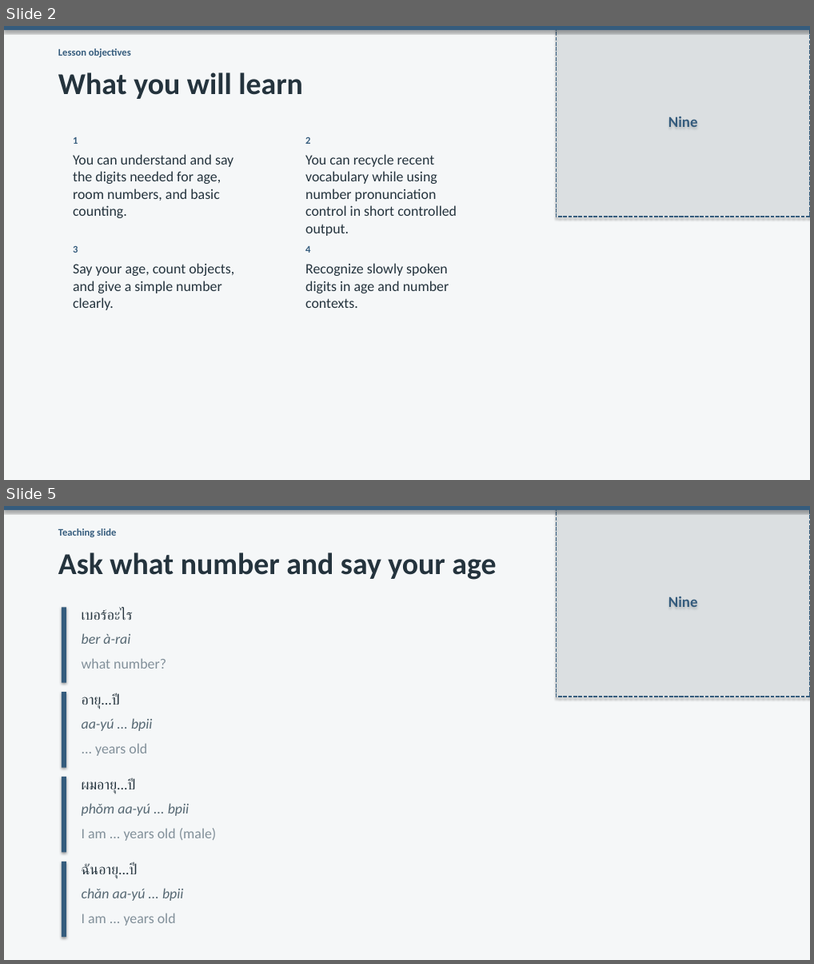
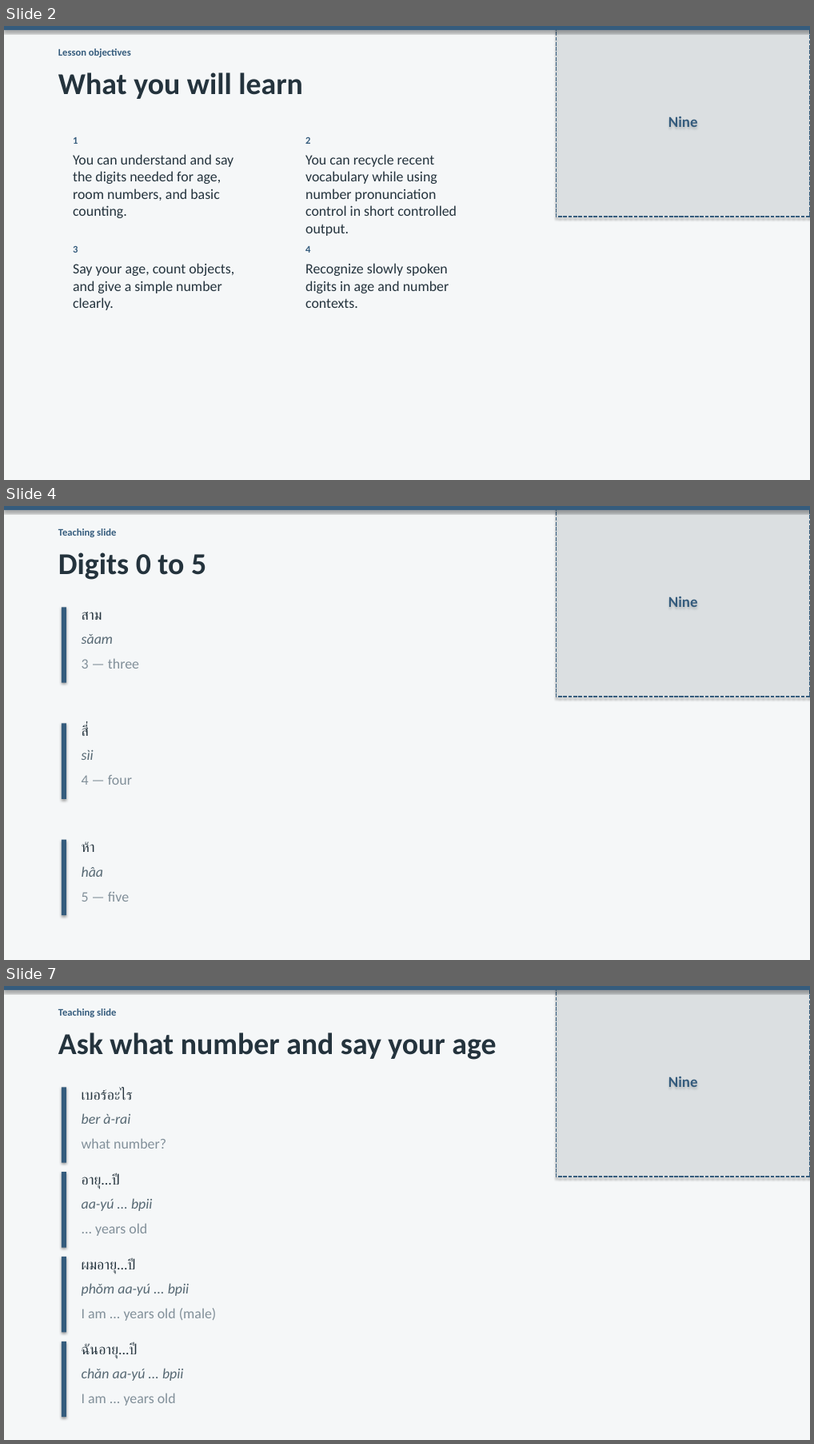
Before and after one commit to OTFTCS/thai-nine, a slide deck: course/modules/M01/L004/M01-L004-canva-deck.pptx. Shown one above the other, each under a label of ours: slides 2 and 5 before the commit, slides 2, 4 and 7 after it; the slides between them are not shown. The pictures are 814x964 and 814x1444 pixels, drawn with LibreOffice and Linux fonts; fonts in the diff are those of the drawing. Boxes give left, top, right and bottom in pixels: in the first picture for what was removed or moved away, otherwise in the second. Text is boxed around its words. In the diff, an @@ line names an element or a change of style, - is before the commit and + after.

```diff
--- a/course/modules/M01/L004/M01-L004-canva-deck.pptx
+++ b/course/modules/M01/L004/M01-L004-canva-deck.pptx
@@ slide 4 added at (4, 506, 810, 960), background #F5F7F8 @@
@@ rectangle added at (4, 506, 810, 510), fill #355C7D @@
@@ text added at (58, 528, 116, 537), 12 pt, text #355C7D, bold @@
+Teaching slide
@@ rectangle added at (556, 506, 810, 696), fill #DBE7EC at 30% opacity, outline #355C7D 1.5 pt dashed, 18 pt, text #355C7D, bold @@
+Nine
@@ text added at (58, 552, 206, 580), 36 pt, text #24333D, bold @@
+Digits 0 to 5
@@ rectangle added at (62, 607, 66, 683), fill #355C7D @@
@@ text added at (82, 612, 102, 620), 17 pt, text #24333D @@
+สาม
@@ text added at (82, 634, 113, 644), 17 pt, text #566873, italic @@
+sǎam
@@ text added at (82, 658, 139, 668), 17 pt, text #82909A @@
+3 — three
@@ rectangle added at (62, 723, 66, 799), fill #355C7D @@
@@ text added at (82, 725, 89, 736), 17 pt, text #24333D @@
+สี่
@@ text added at (82, 750, 94, 760), 17 pt, text #566873, italic @@
+sìi
@@ text added at (82, 775, 132, 784), 17 pt, text #82909A @@
+4 — four
@@ rectangle added at (62, 840, 66, 915), fill #355C7D @@
@@ text added at (82, 841, 95, 852), 17 pt, text #24333D @@
+ห้า
@@ text added at (82, 866, 104, 876), 17 pt, text #566873, italic @@
+hâa
@@ text added at (82, 892, 129, 901), 17 pt, text #82909A @@
+5 — five
@@ what was slide 5 is now slide 7 @@
```
Also in this commit, not shown: 2 slides changed, 1 other slide added, 4 other files.
